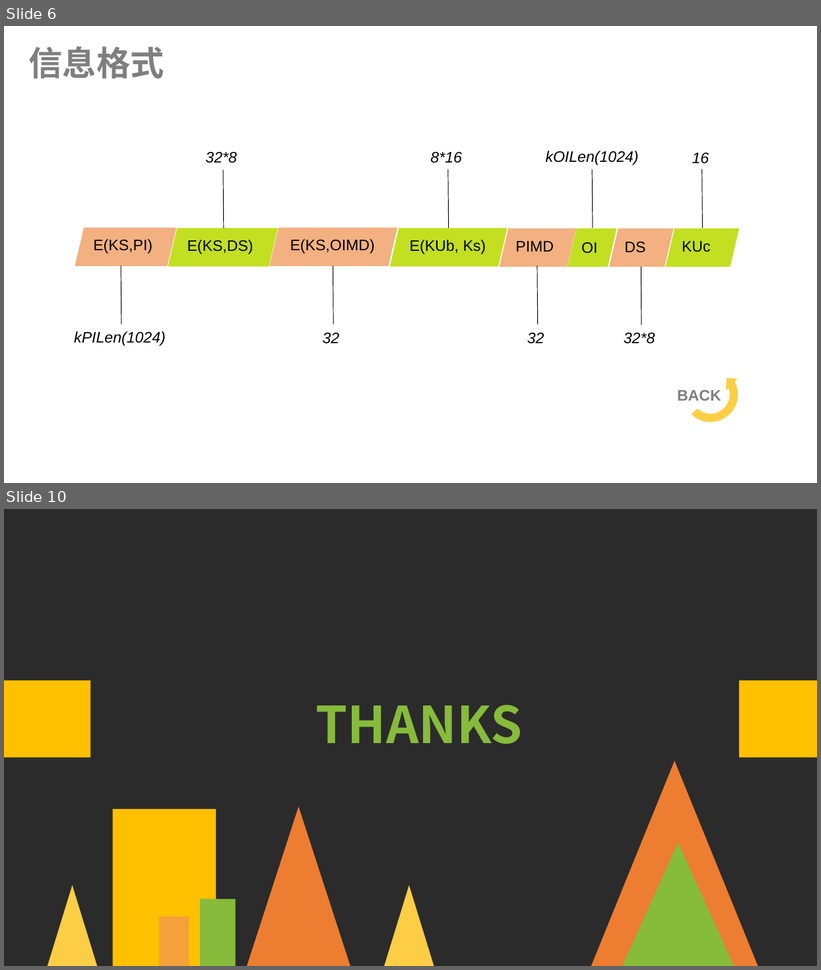
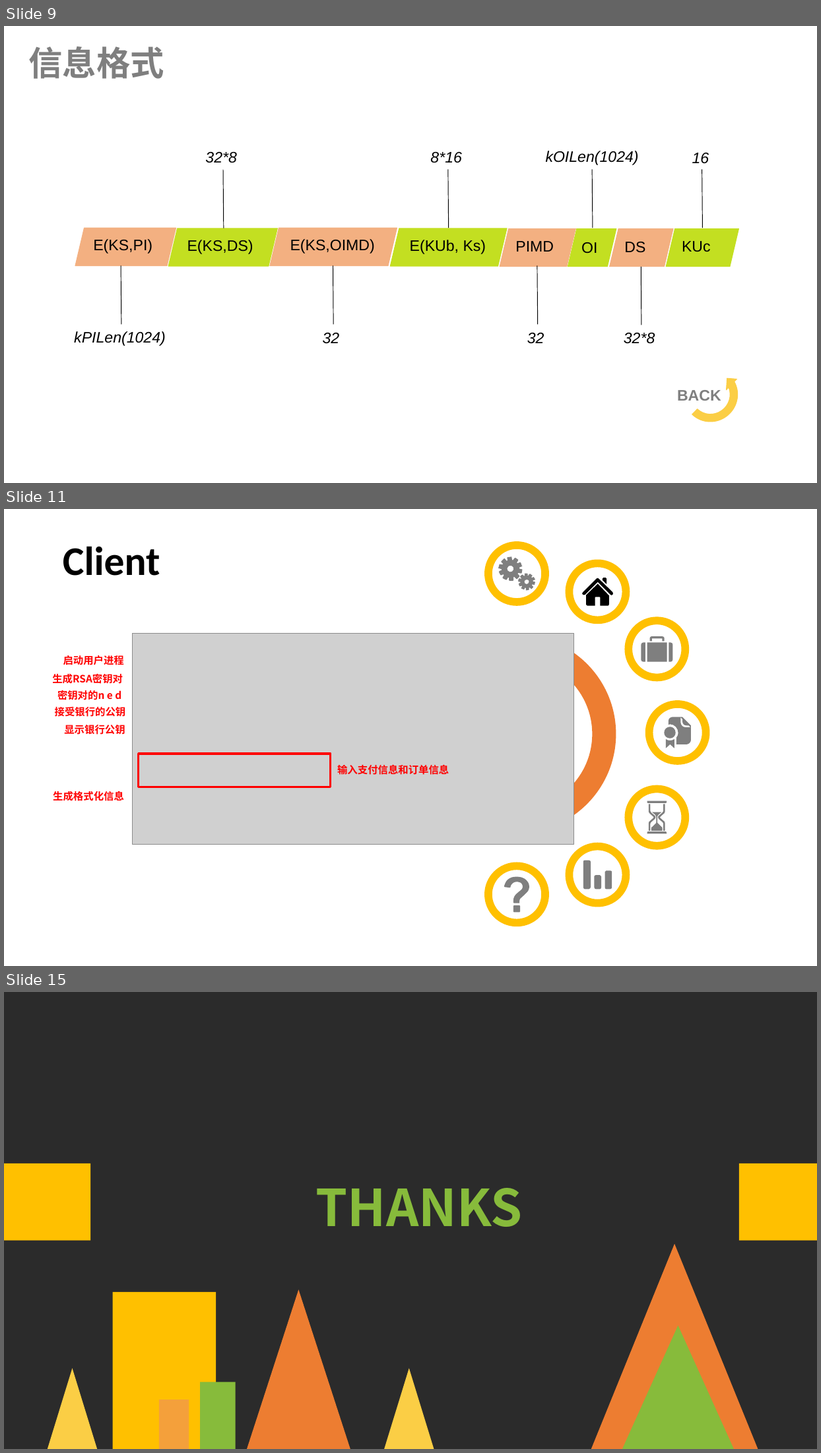
Before and after one commit to Jusot/cnscp, a slide deck: docs/网络安全.ppt. Shown one above the other, each under a label of ours: slides 6 and 10 before the commit, slides 9, 11 and 15 after it; the slides between them are not shown. The pictures are 821x970 and 821x1453 pixels, drawn with LibreOffice and Linux fonts; fonts in the diff are those of the drawing; grey boxes stand for pictures; background and template pictures are left out; a plain dark background stands for a picture behind light text. Boxes give left, top, right and bottom in pixels: in the first picture for what was removed or moved away, otherwise in the second. Text is boxed around its words. In the diff, an @@ line names an element or a change of style, - is before the commit and + after.

```diff
--- a/docs/网络安全.ppt
+++ b/docs/网络安全.ppt
@@ slide 11 added at box(4, 509, 817, 966), background picture (left out) @@
@@ text added at box(63, 546, 160, 576), 48 pt, text #000000, bold @@
+Client
@@ group added at box(132, 541, 710, 927): 20 freeform shapes, 1 picture @@
@@ text added at box(63, 656, 124, 665), 12 pt, text #FF0000, bold @@
+启动用户进程
@@ text added at box(52, 673, 123, 684), 12 pt, text #FF0000, bold @@
+生成RSA密钥对
@@ text added at box(57, 691, 121, 700), 12 pt, text #FF0000, bold @@
+密钥对的n e d
@@ text added at box(55, 707, 126, 717), 12 pt, text #FF0000, bold @@
+接受银行的公钥
@@ text added at box(64, 725, 125, 735), 12 pt, text #FF0000, bold @@
+显示银行公钥
@@ rectangle added at box(138, 754, 330, 787), outline #FF0000 2.49 pt @@
@@ text added at box(337, 765, 449, 775), 12 pt, text #FF0000, bold @@
+输入支付信息和订单信息
@@ text added at box(53, 791, 124, 801), 12 pt, text #FF0000, bold @@
+生成格式化信息
@@ what was slide 6 is now slide 9 @@
@@ what was slide 10 is now slide 15 @@
```
Also in this commit, not shown: 3 slides changed, 5 other slides added, 1 slide removed, 2 other files.
